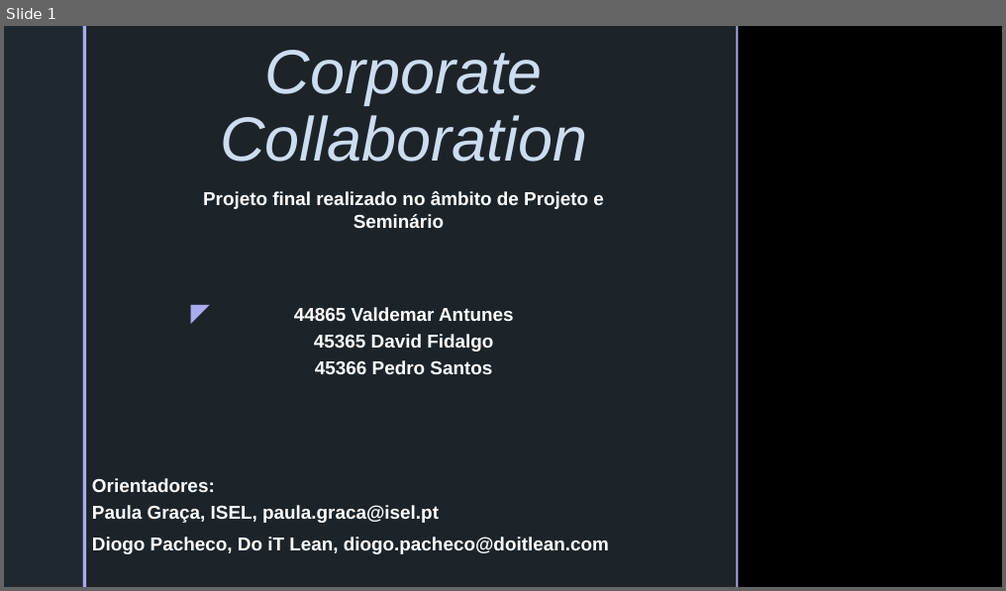
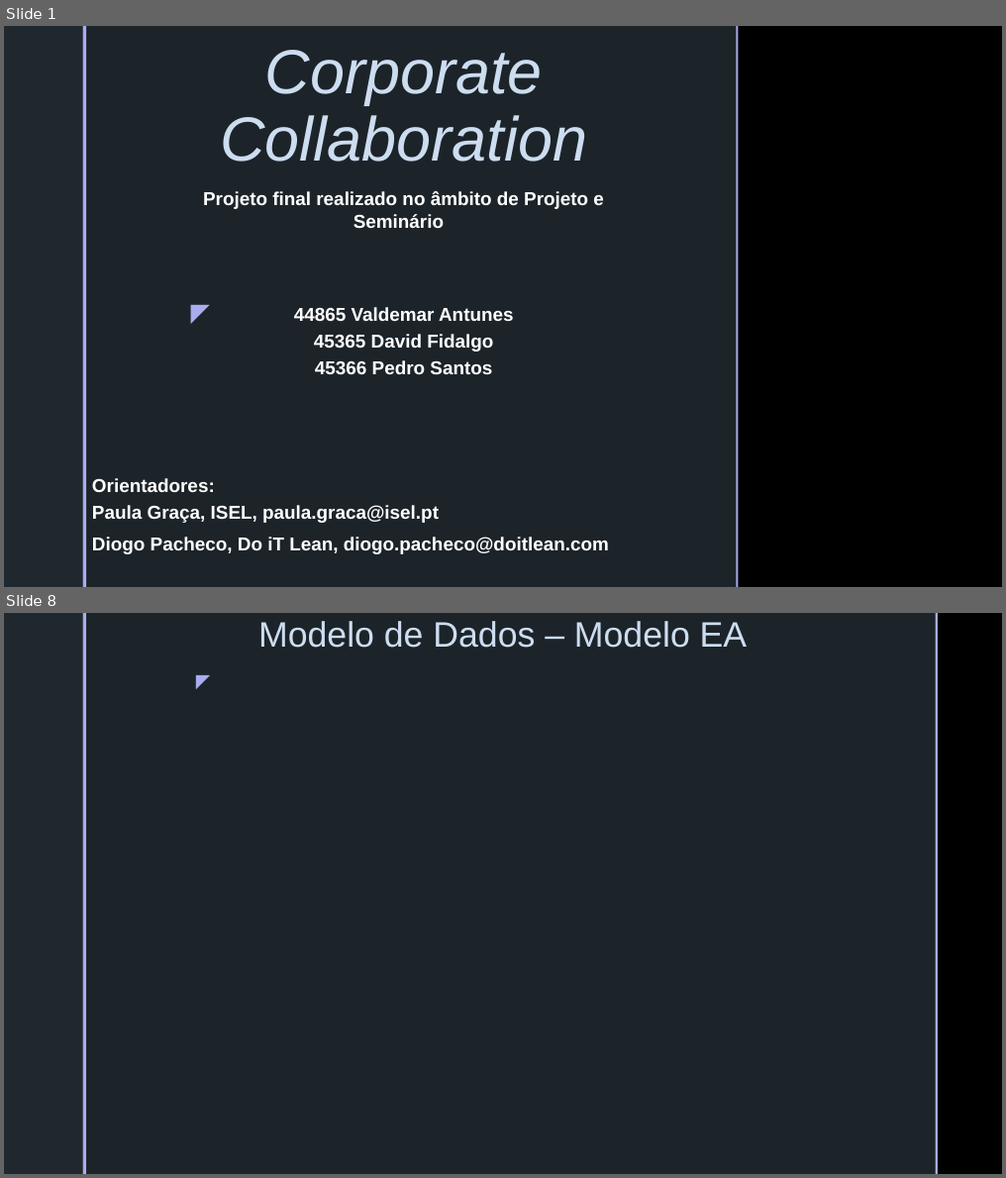
Before and after one commit to PedrcSantos/PS, a slide deck: ApresentacaoFinal.pptx. Shown one above the other, each under a label of ours: slide 1 before the commit, slides 1 and 8 after it; the slides between them are not shown. The pictures are 1006x591 and 1006x1178 pixels, drawn with LibreOffice and Linux fonts; fonts in the diff are those of the drawing; background and template pictures are left out. Boxes give left, top, right and bottom in pixels: in the first picture for what was removed or moved away, otherwise in the second. Text is boxed around its words. In the diff, an @@ line names an element or a change of style, - is before the commit and + after.

```diff
--- a/ApresentacaoFinal.pptx
+++ b/ApresentacaoFinal.pptx
@@ slide 8 added at [4, 613, 1002, 1174], background picture (left out); not listed: 2 template elements that a slide beside it also shows @@
@@ rectangle added at [86, 613, 936, 1174], fill #1F282E at 92% opacity @@
@@ title added at [258, 621, 747, 648], 34 pt, text #CDDDF0 @@
+Modelo de Dados – Modelo EA
@@ rectangle added at [936, 613, 938, 1174], fill #A9ACEE @@
@@ text added at [183, 665, 218, 695], 18 pt, text #A9ACEE @@
+◤
```
Also in this commit, not shown: 4 slides changed, 2 other slides added.
